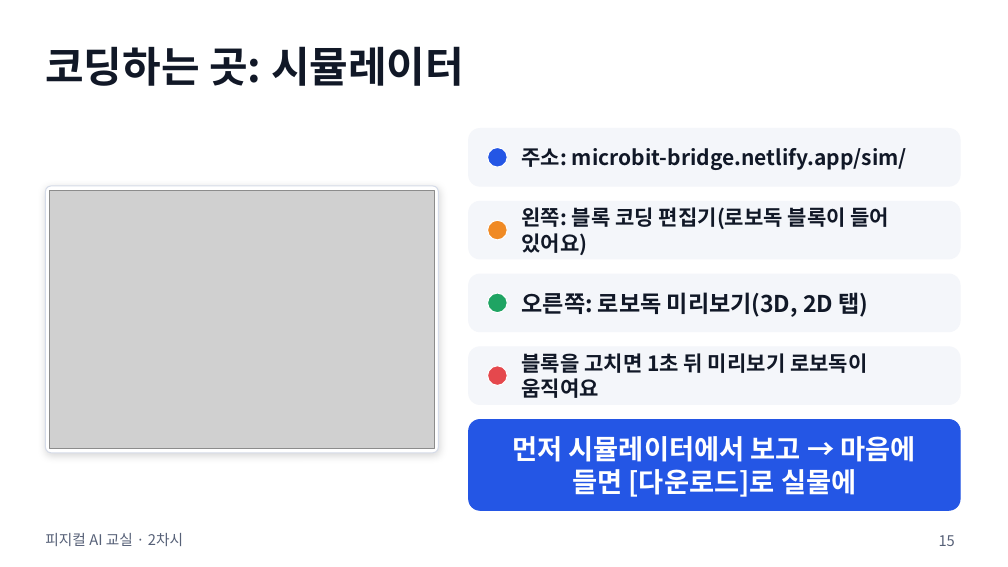
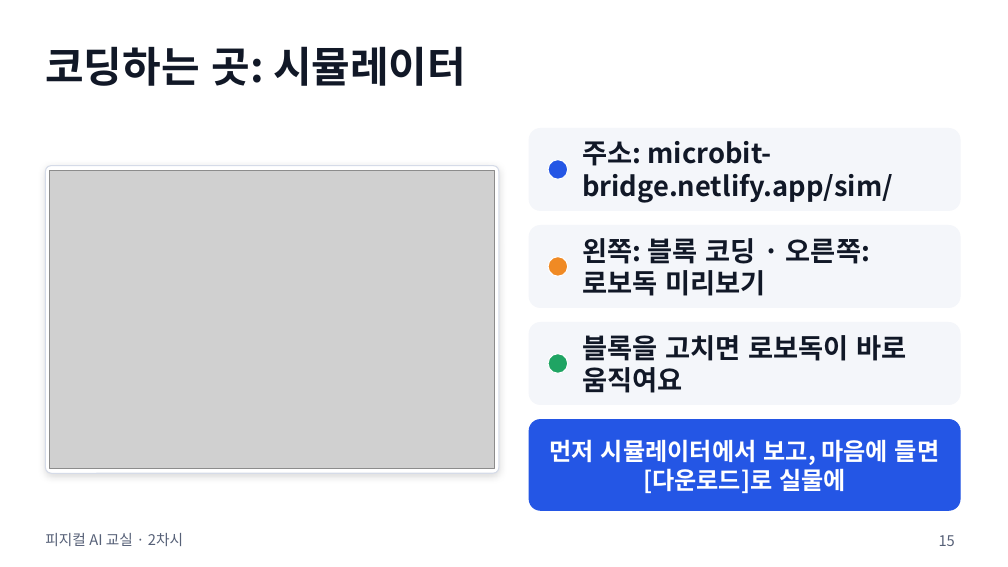
Before and after one commit to boundaryx01-uniquelife/microbit, a slide deck: slide 15 of materials/8차시_전체형/8차시_수업슬라이드.pptx. Drawn at 1008x567 pixels with LibreOffice and Linux fonts; fonts in the diff are those of the drawing; grey boxes stand for pictures. Boxes give left, top, right and bottom in pixels: in the first picture for what was removed or moved away, otherwise in the second. Text is boxed around its words. In the diff, an @@ line names an element or a change of style, - is before the commit and + after.

```diff
--- a/materials/8차시_전체형/8차시_수업슬라이드.pptx
+++ b/materials/8차시_전체형/8차시_수업슬라이드.pptx
@@ rounded rectangle: place and size @@
-rounded rectangle at (469, 129, 960, 186)
+rounded rectangle at (529, 129, 960, 210)
@@ text "주소: microbit-bridge.netlify.app/sim/": place and size @@
-text "주소: microbit-bridge.netlify.app/sim/" at (522, 148, 907, 170)
+text "주소: microbit-bridge.netlify.app/sim/" at (582, 141, 893, 203)
@@ text "주소: microbit-bridge.netlify.app/sim/" at (582, 141, 893, 203): size 20 to 26 pt @@
@@ rounded rectangle: place and size @@
-rounded rectangle at (45, 186, 439, 453)
+rounded rectangle at (45, 166, 499, 473)
@@ picture: place and size @@
-picture at (50, 191, 434, 448)
+picture at (50, 170, 495, 469)
@@ ellipse: place and size @@
-ellipse at (488, 147, 507, 167)
+ellipse at (548, 160, 568, 179)
@@ rounded rectangle: place and size @@
-rounded rectangle at (469, 201, 960, 259)
+rounded rectangle at (529, 225, 960, 307)
@@ text at (582, 238, 870, 296): text changed; size 20 to 26 pt @@
-왼쪽: 블록 코딩 편집기(로보독 블록이 들어 있어요)
+왼쪽: 블록 코딩 · 오른쪽: 로보독 미리보기
@@ ellipse: place and size @@
-ellipse at (488, 220, 507, 240)
+ellipse at (548, 257, 568, 277)
@@ text removed at (522, 292, 869, 317) @@
-오른쪽: 로보독 미리보기(3D, 2D 탭)
@@ proportions changed in 4 elements at (45, 166, 499, 473), (529, 129, 960, 210), (529, 225, 960, 307), (529, 323, 960, 405) @@
@@ rounded rectangle: place and size @@
-rounded rectangle at (469, 274, 960, 331)
+rounded rectangle at (529, 323, 960, 405)
@@ rounded rectangle removed at (469, 347, 960, 405) @@
@@ ellipse: place and size @@
-ellipse at (488, 293, 507, 313)
+ellipse at (548, 354, 568, 374)
@@ text at (582, 335, 906, 393): text changed; size 20 to 26 pt @@
-블록을 고치면 1초 뒤 미리보기 로보독이 움직여요
+블록을 고치면 로보독이 바로 움직여요
@@ ellipse removed at (488, 366, 507, 386) @@
@@ rounded rectangle: place and size @@
-rounded rectangle at (469, 420, 960, 510)
+rounded rectangle at (529, 420, 960, 510)
@@ text at (550, 439, 939, 493): text changed; size 26 to 23 pt @@
-먼저 시뮬레이터에서 보고 → 마음에 들면 [다운로드]로 실물에
+먼저 시뮬레이터에서 보고, 마음에 들면 [다운로드]로 실물에
```
Also in this commit, not shown: 34 other slides changed, 1 slide added, 23 other files.
